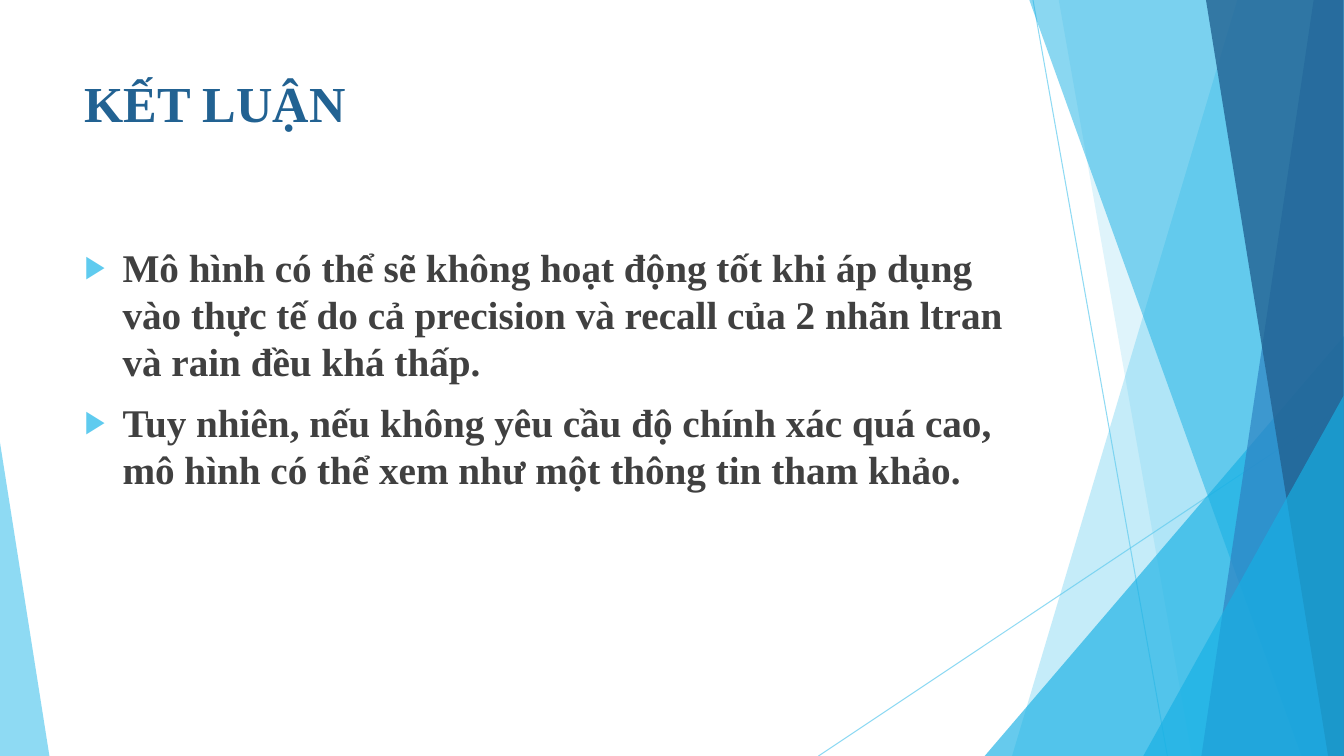
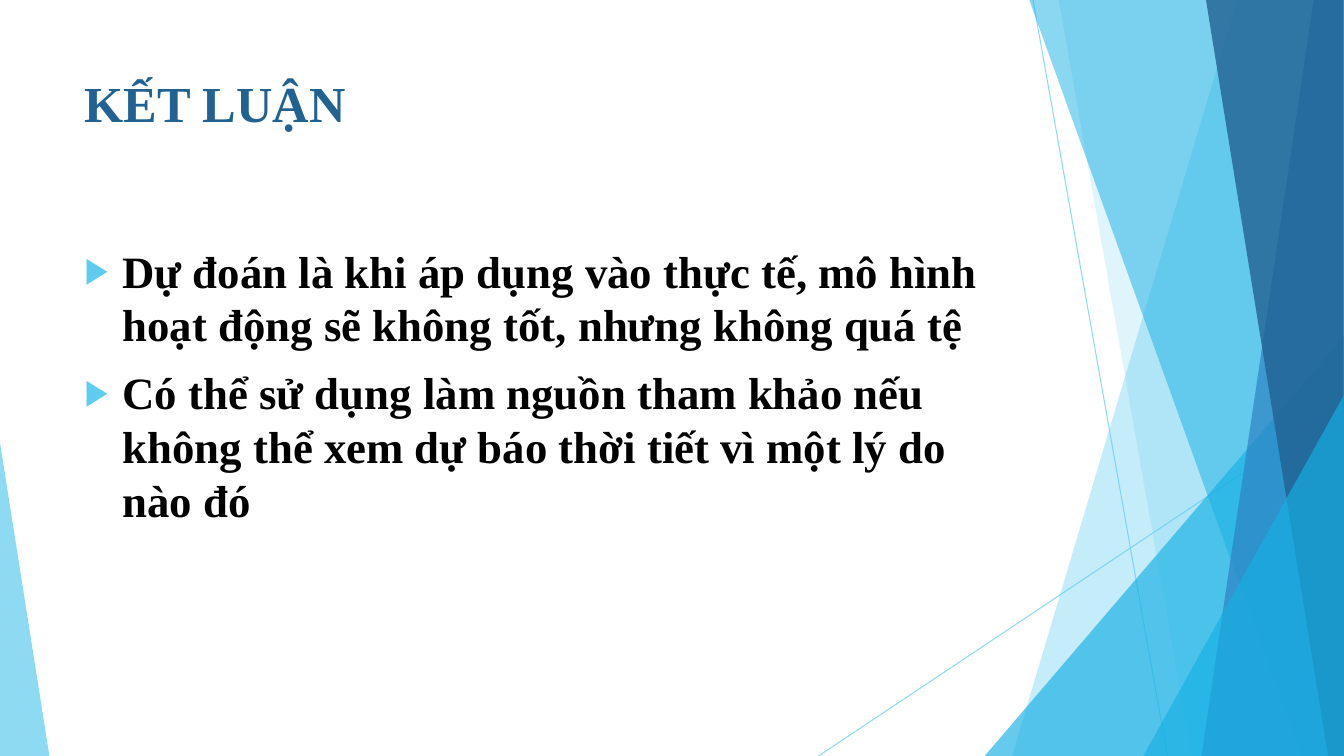
Before and after one commit to NguyenVTai/Datascience_2016-2, a slide deck: slide 28 of report/BÁO CÁO ĐỒ ÁN CUỐI KỲ.pptx (slide 23 before the commit). Drawn at 1344x756 pixels with LibreOffice and Linux fonts; fonts in the diff are those of the drawing. Boxes give left, top, right and bottom in pixels: in the first picture for what was removed or moved away, otherwise in the second. Text is boxed around its words. In the diff, an @@ line names an element or a change of style, - is before the commit and + after.

```diff
--- a/report/BÁO CÁO ĐỒ ÁN CUỐI KỲ.pptx
+++ b/report/BÁO CÁO ĐỒ ÁN CUỐI KỲ.pptx
@@ text at [123,255,976,518]: text changed; size 28 to 32 pt; text colour #404040 to #000000 @@
-▶ Mô hình có thể sẽ không hoạt động tốt khi áp dụng vào thực tế do cả precision và recall của 2 nhãn ltran và rain đều khá thấp.
-▶ Tuy nhiên, nếu không yêu cầu độ chính xác quá cao, mô hình có thể xem như một thông tin tham khảo.
+▶ Dự đoán là khi áp dụng vào thực tế, mô hình hoạt động sẽ không tốt, nhưng không quá tệ
+▶ Có thể sử dụng làm nguồn tham khảo nếu không thể xem dự báo thời tiết vì một lý do nào đó
```
Also in this commit, not shown: 9 other slides changed, 8 slides added, 2 slides removed.
